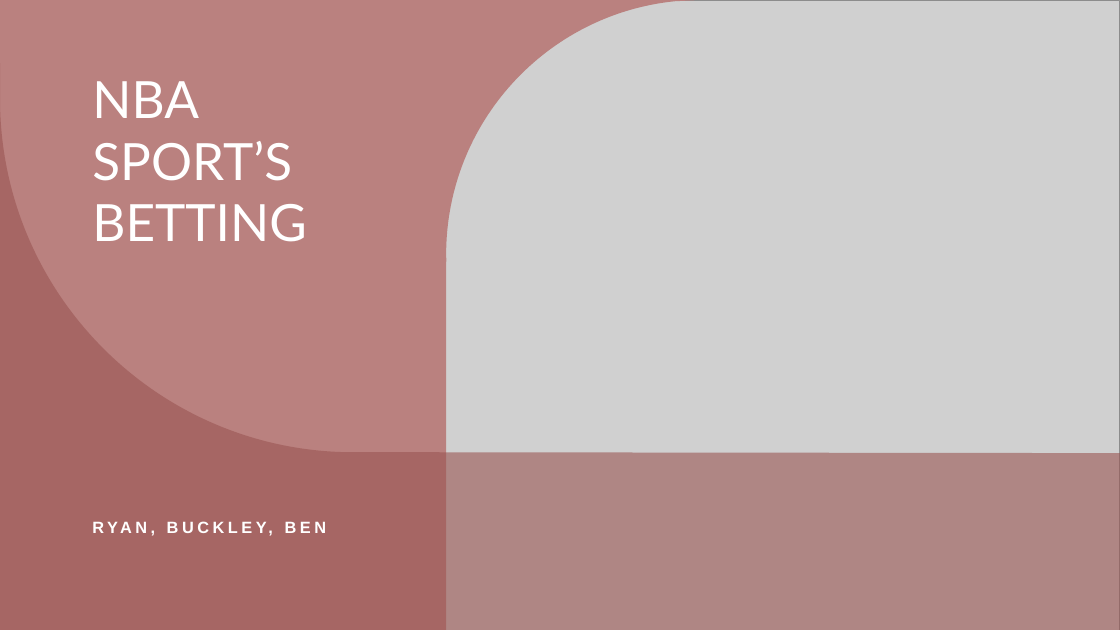
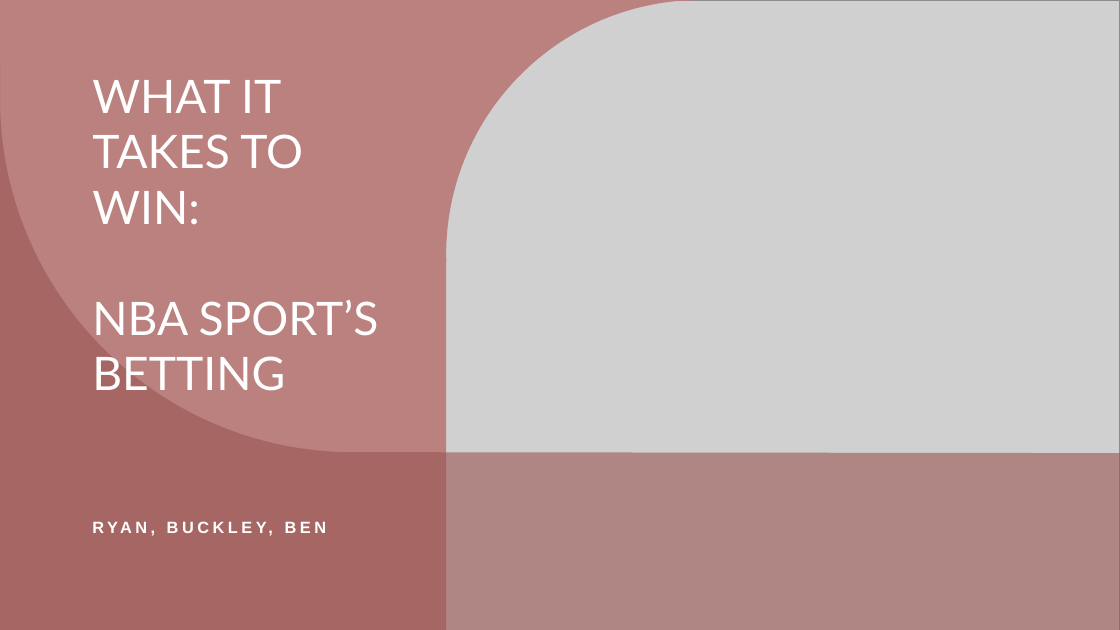
Before and after one commit to olivedisaster/final-project, a slide deck: slide 1 of Final Presentation.pptx. Drawn at 1120x630 pixels with LibreOffice and Linux fonts; fonts in the diff are those of the drawing; grey boxes stand for pictures. Boxes give left, top, right and bottom in pixels: in the first picture for what was removed or moved away, otherwise in the second. Text is boxed around its words. In the diff, an @@ line names an element or a change of style, - is before the commit and + after.

```diff
--- a/Final Presentation.pptx
+++ b/Final Presentation.pptx
@@ title at (92, 80, 379, 391): text changed; size 44 to 39.6 pt @@
-NBA SPORT’S BETTING
+WHAT IT TAKES TO WIN:
+NBA SPORT’S BETTING
```
Also in this commit, not shown: 2 other slides changed, 1 slide added.
